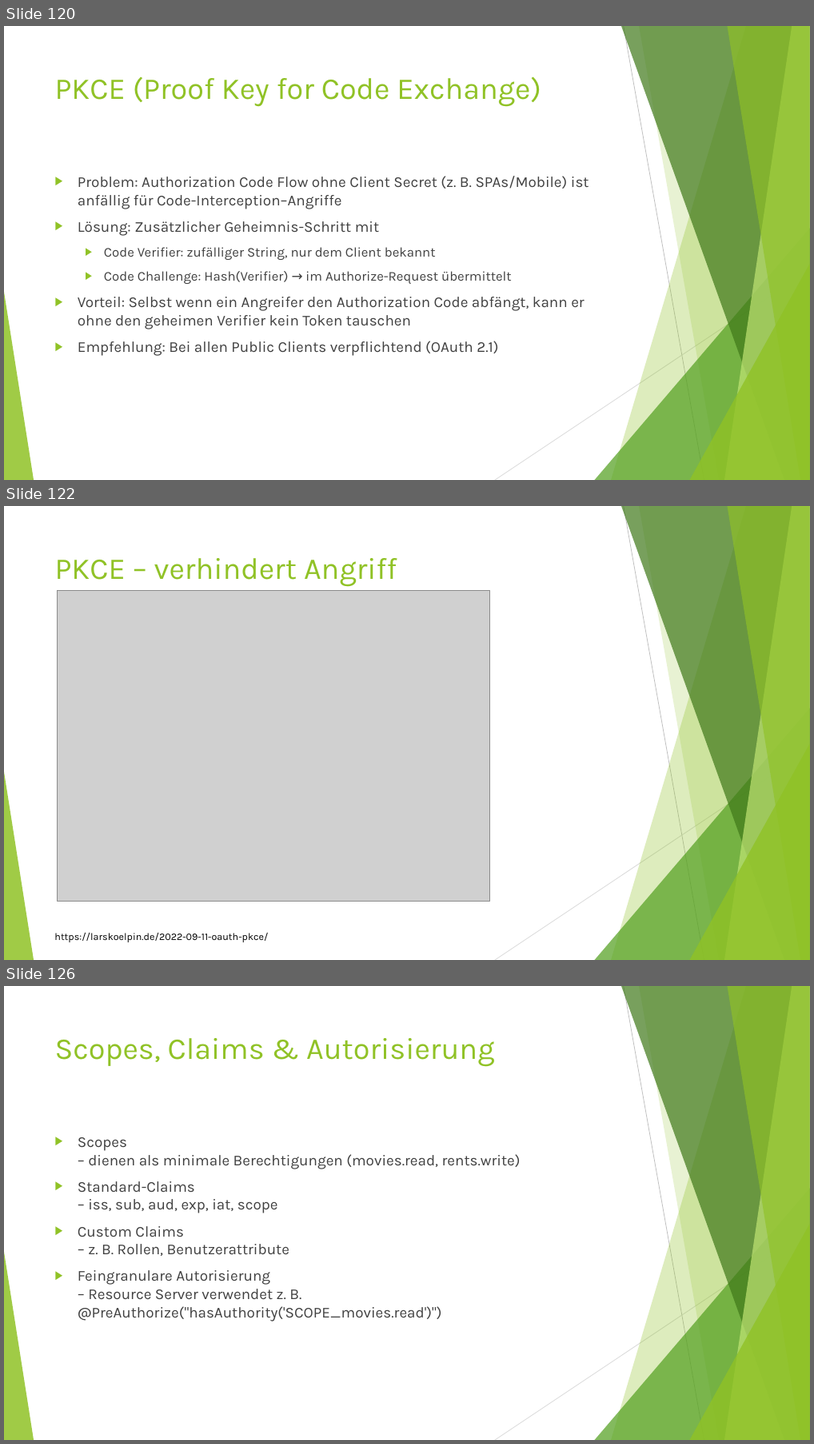
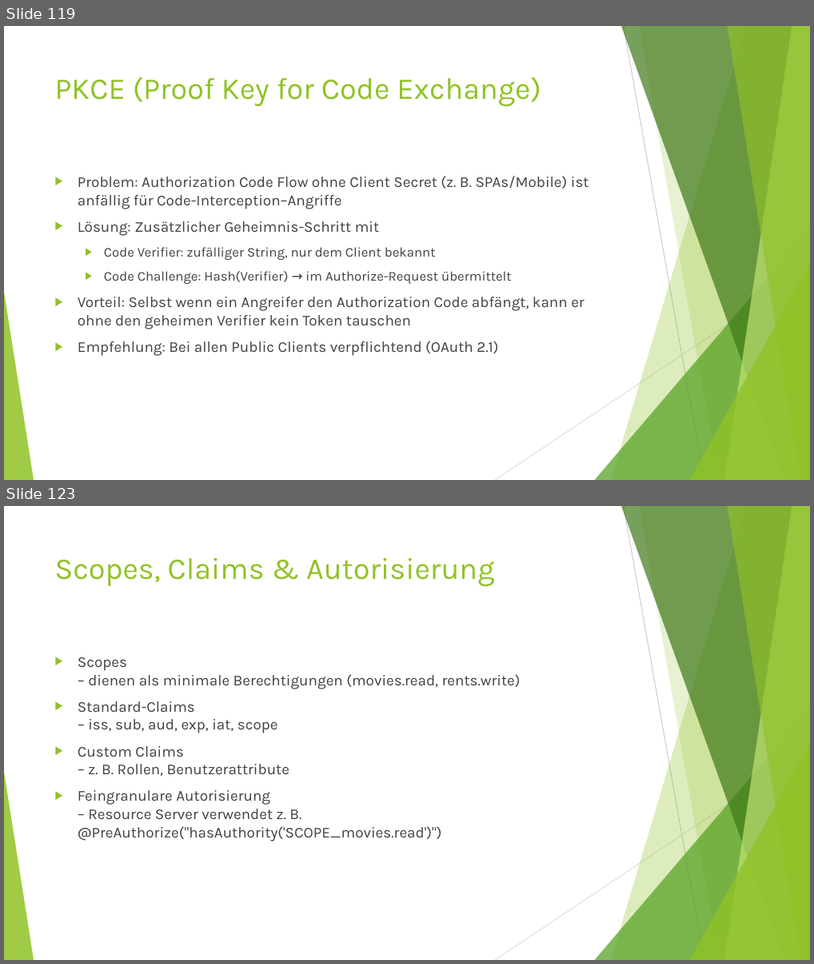
Before and after one commit to MichaelZett/20250708_Spring_Security, a slide deck: Spring_Security.pptx. Shown one above the other, each under a label of ours: slides 120, 122 and 126 before the commit, slides 119 and 123 after it; the slides between them are not shown. The pictures are 814x1444 and 814x964 pixels, drawn with LibreOffice and Linux fonts; fonts in the diff are those of the drawing; grey boxes stand for pictures. Boxes give left, top, right and bottom in pixels: in the first picture for what was removed or moved away, otherwise in the second. Text is boxed around its words. In the diff, an @@ line names an element or a change of style, - is before the commit and + after.

```diff
--- a/Spring_Security.pptx
+++ b/Spring_Security.pptx
@@ slide 122 removed at <box>4,506,810,960</box>, background #FFFFFF; not listed: 10 template elements that a slide beside it also shows @@
@@ title removed at <box>55,558,398,587</box> @@
-PKCE – verhindert Angriff
@@ picture removed at <box>58,590,490,901</box> @@
@@ text removed at <box>54,932,268,942</box> @@
-https://larskoelpin.de/2022-09-11-oauth-pkce/
@@ what was slide 120 is now slide 119 @@
@@ what was slide 126 is now slide 123 @@
```
Also in this commit, not shown: 8 slides changed, 4 slides added, 6 other slides removed.
